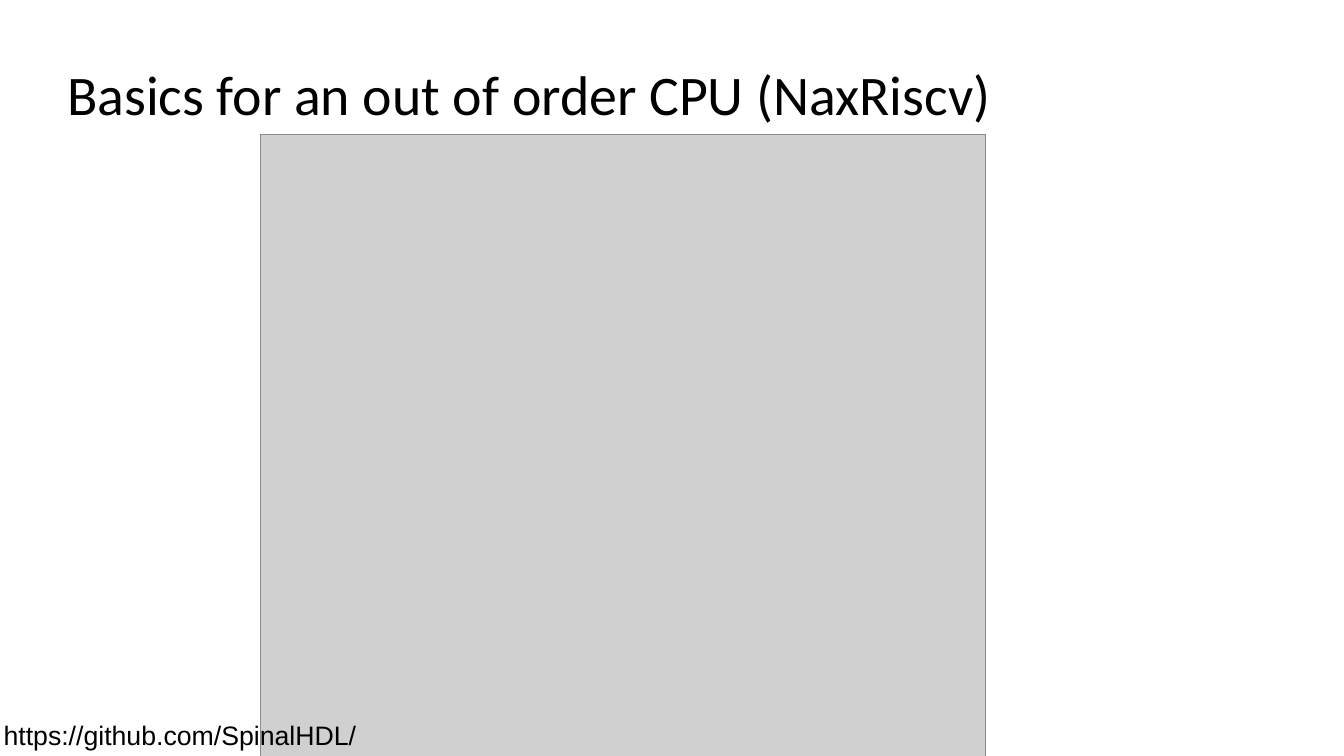
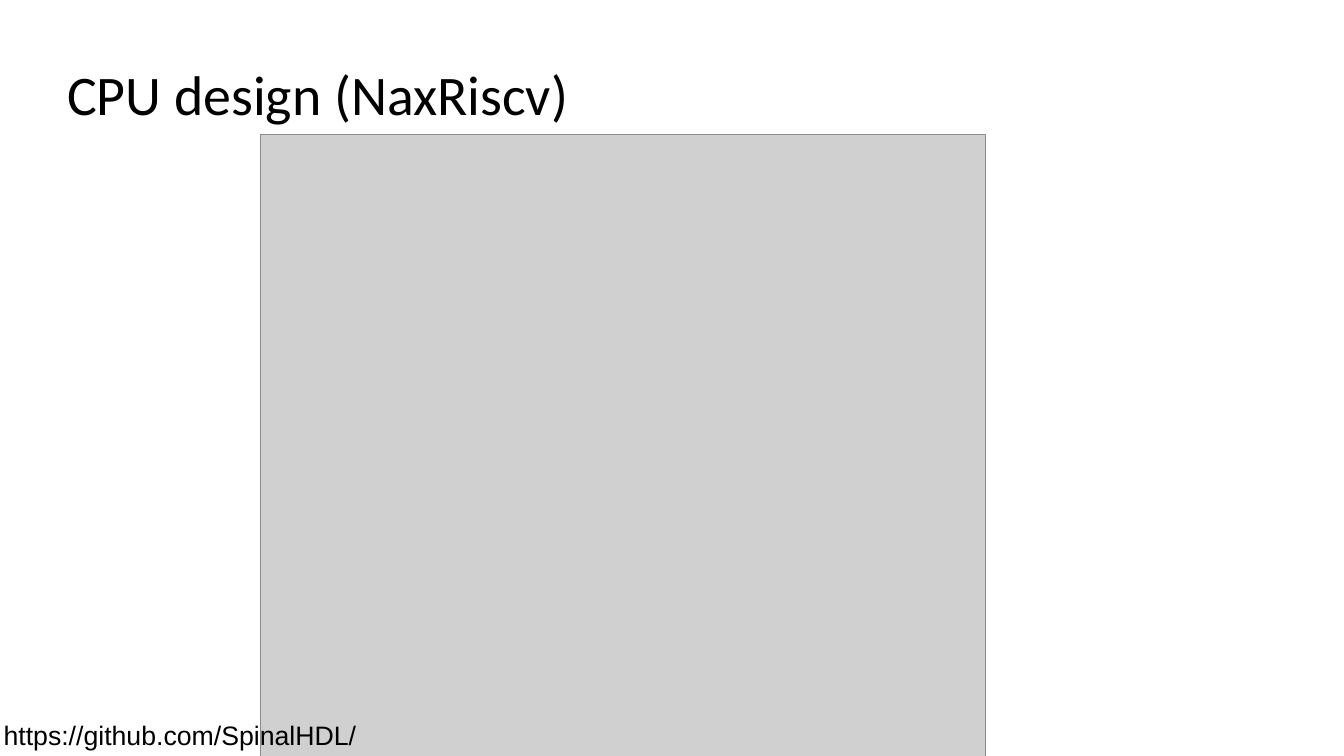
Before and after one commit to SpinalHDL/SpinalDoc, a slide deck: slide 12 of presentation/en/37c3_271223/37c3_271223.odp (slide 8 before the commit). Drawn at 1344x756 pixels with LibreOffice and Linux fonts; fonts in the diff are those of the drawing; grey boxes stand for pictures. Boxes give left, top, right and bottom in pixels: in the first picture for what was removed or moved away, otherwise in the second. Text is boxed around its words. In the diff, an @@ line names an element or a change of style, - is before the commit and + after.

```diff
--- a/presentation/en/37c3_271223/37c3_271223.odp
+++ b/presentation/en/37c3_271223/37c3_271223.odp
@@ title at bbox=[67, 74, 568, 125]: text changed @@
-Basics for an out of order CPU (NaxRiscv)
+CPU design (NaxRiscv)
```
Also in this commit, not shown: 5 other slides changed, 5 slides added, 2 other files.
